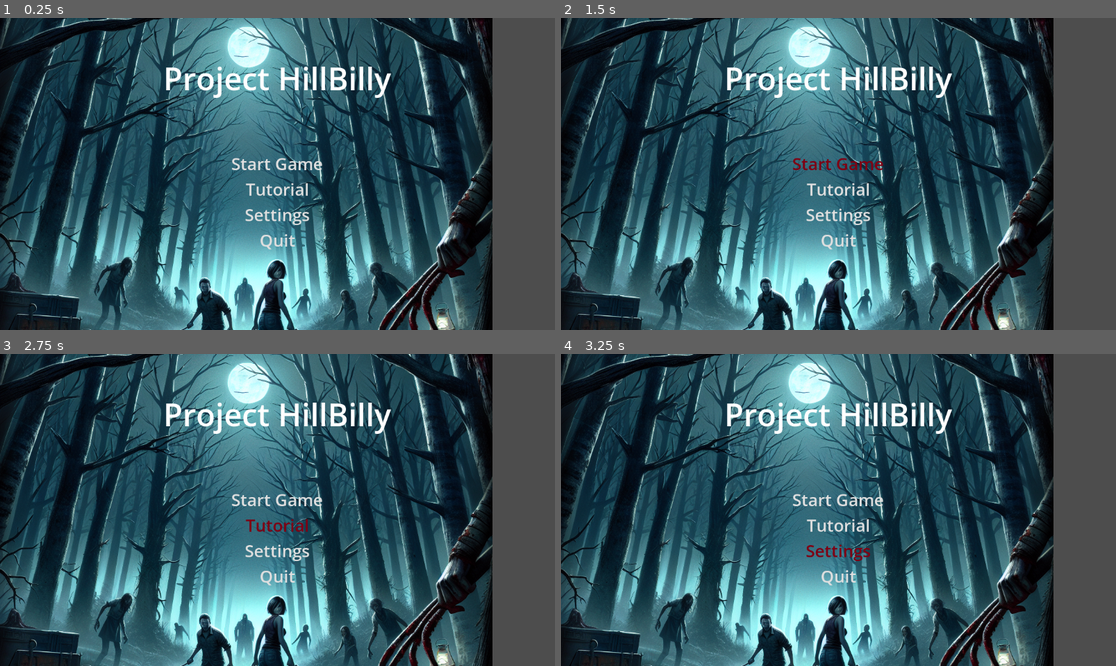
Above: before the commit, frames 1-4 (two rows, left to right).
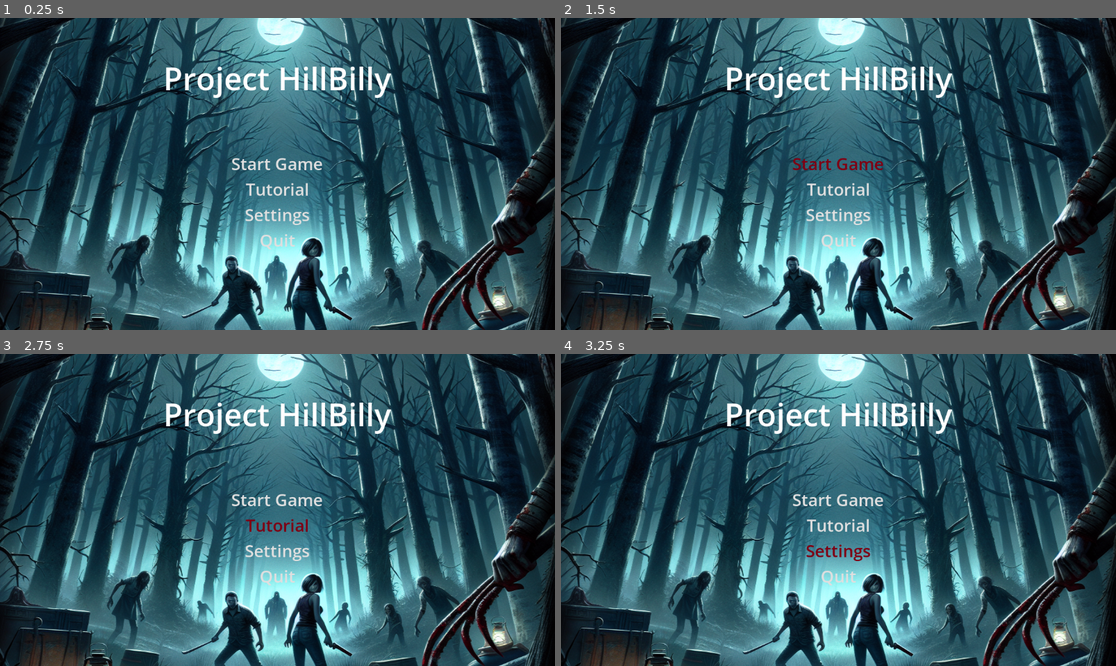
Above: after the commit, the same moments.

Repository: thedevbones/project-hillbilly
Game: Godot game, scene res://main_menu.tscn
The game is run twice, just before and just after one commit, with the same random seed, the same clock (stepped at 60 frames per second) and the same inputs. This scene is started directly instead of the project's main scene.
Inputs:
- Up to frame 1 (0.25 s): no input
- Up to frame 2 (1.5 s): click "Start Game" at 0.5 s; click "Start Game" at 1.25 s
- Up to frame 3 (2.75 s): click "Tutorial" at 2 s
- Up to frame 4 (3.25 s): click "Settings" at 2.75 s

The runs differ from the first frame. In frame 1, 66% of the frame differs, in the area x 0-100%, y 0-100%; in frame 2, 66%; in frame 3, 66%; in frame 4, 66%.

Commit message:
Fixed background so its centered and changes with window size

Diff:
--- a/main_menu.tscn
+++ b/main_menu.tscn
@@ -1,6 +1,7 @@
-[gd_scene load_steps=9 format=3 uid="uid://uqmsd8gbm3fk"]
+[gd_scene load_steps=10 format=3 uid="uid://uqmsd8gbm3fk"]
 
 [ext_resource type="Texture2D" uid="uid://cqakyvnigkxup" path="res://ProjectHillBilly.png" id="1_32ltq"]
+[ext_resource type="Script" path="res://ControlSize.gd" id="1_1454a"]
 
 [sub_resource type="Theme" id="Theme_754t5"]
 
@@ -19,21 +20,13 @@
 
 [node name="Main Menu" type="CanvasLayer"]
 
-[node name="Node2D" type="Node2D" parent="."]
-
-[node name="TextureRect" type="TextureRect" parent="Node2D"]
+[node name="TextureRect" type="TextureRect" parent="."]
 anchors_preset = 15
 anchor_right = 1.0
 anchor_bottom = 1.0
-offset_left = -2.0
-offset_top = -142.0
-offset_right = 1164.0
-offset_bottom = 882.0
 grow_horizontal = 2
 grow_vertical = 2
 texture = ExtResource("1_32ltq")
-expand_mode = 3
-stretch_mode = 4
 
 [node name="Control" type="Control" parent="."]
 layout_mode = 3
@@ -43,6 +36,7 @@
 grow_horizontal = 2
 grow_vertical = 2
 theme = SubResource("Theme_754t5")
+script = ExtResource("1_1454a")
 
 [node name="MarginContainer" type="MarginContainer" parent="Control"]
 z_as_relative = false
@@ -52,9 +46,9 @@
 anchor_bottom = 1.0
 grow_horizontal = 2
 grow_vertical = 2
-theme_override_constants/margin_left = 64
+theme_override_constants/margin_left = 60
 theme_override_constants/margin_top = 80
-theme_override_constants/margin_right = 64
+theme_override_constants/margin_right = 60
 theme_override_constants/margin_bottom = 80
 
 [node name="VBoxContainer" type="VBoxContainer" parent="Control/MarginContainer"]
